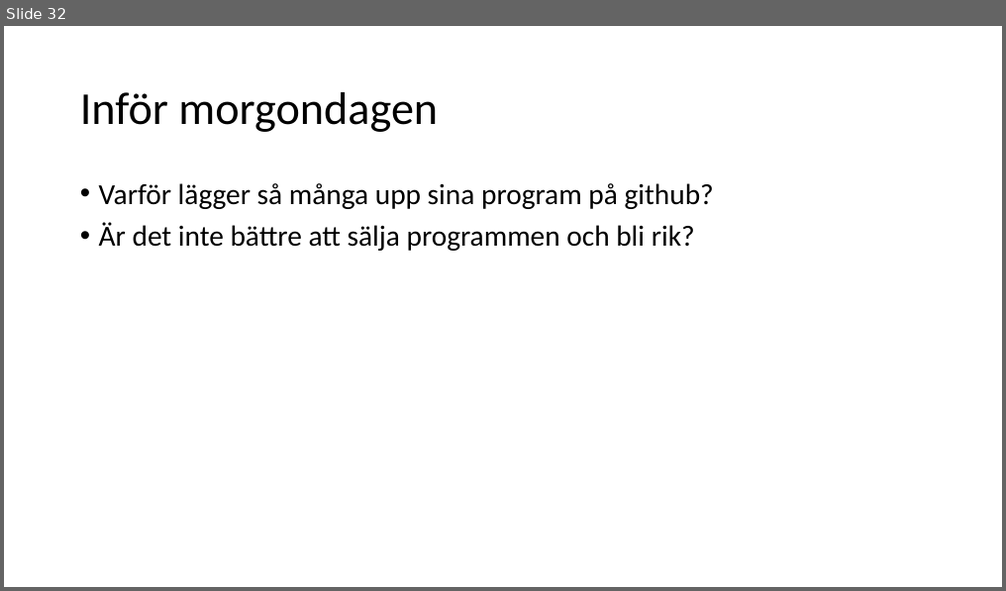
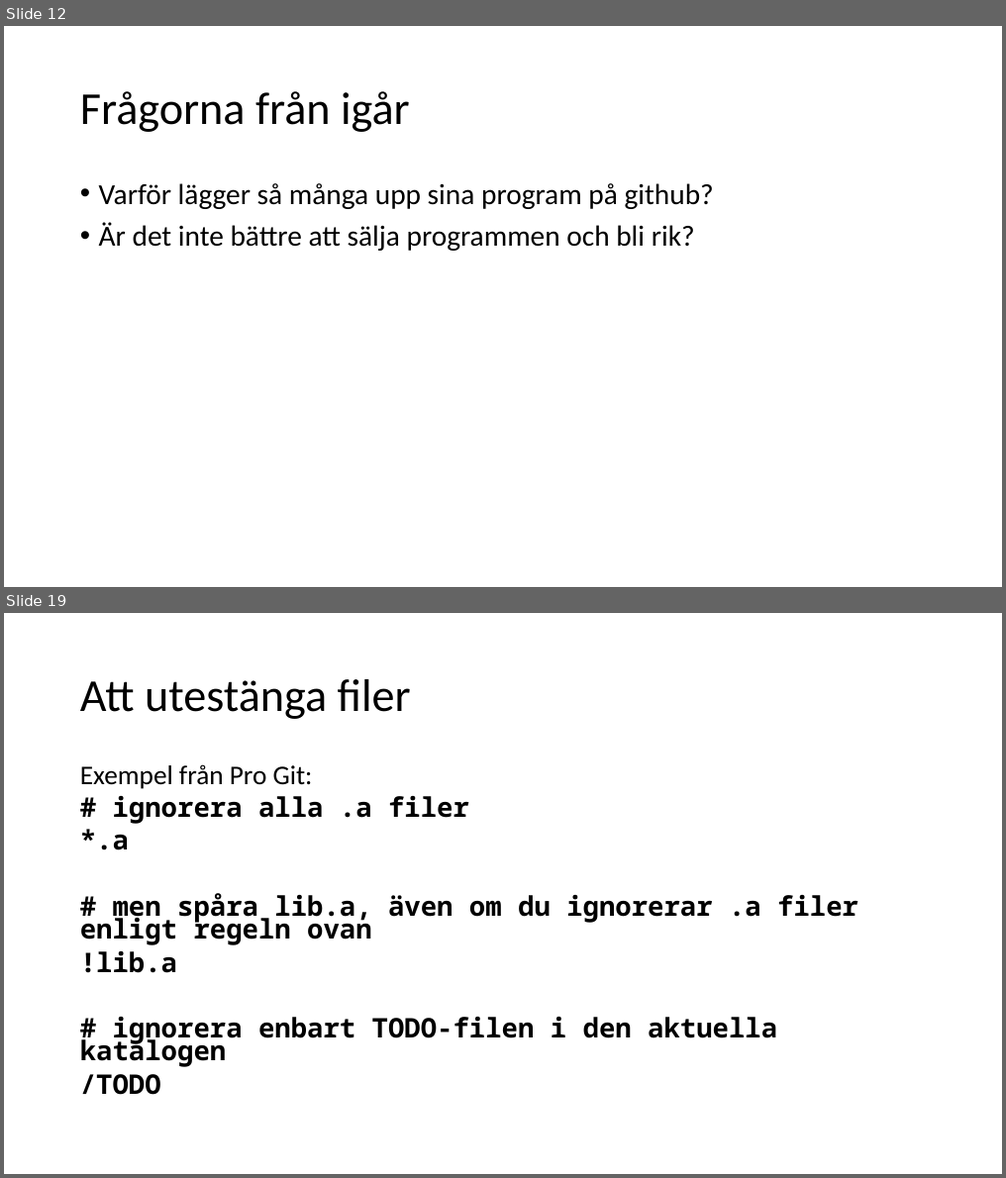
Before and after one commit to Rnqst/Lexicon-PRG122-gavle-2022, a slide deck: prg122 tisdag.odp. Shown one above the other, each under a label of ours: slide 32 before the commit, slides 12 and 19 after it; the slides between them are not shown. The pictures are 1006x591 and 1006x1178 pixels, drawn with LibreOffice and Linux fonts; fonts in the diff are those of the drawing. Boxes give left, top, right and bottom in pixels: in the first picture for what was removed or moved away, otherwise in the second. Text is boxed around its words. In the diff, an @@ line names an element or a change of style, - is before the commit and + after.

Commit message:
hemuppgifter och självstudier
de utlovade filerna för tisdag och onsdag

```diff
--- a/prg122 tisdag.odp
+++ b/prg122 tisdag.odp
@@ slide 19 added at [4, 613, 1002, 1174], background #FFFFFF @@
@@ title added at [80, 679, 411, 719], 44 pt, text #000000 @@
+Att utestänga filer
@@ text added at [80, 764, 858, 1095], 26 pt, text #000000, bold @@
+Exempel från Pro Git:
+# ignorera alla .a filer
+*.a
+# men spåra lib.a, även om du ignorerar .a filer enligt regeln ovan
+!lib.a
+# ignorera enbart TODO-filen i den aktuella katalogen
+/TODO
@@ what was slide 32 is now slide 12 @@
@@ slide 12 changed as well @@
@@ title at [80, 91, 410, 132]: text changed @@
-Inför morgondagen
+Frågorna från igår
```
Also in this commit, not shown: 9 other slides changed, 17 other slides added, 18 slides removed, 8 other files.
